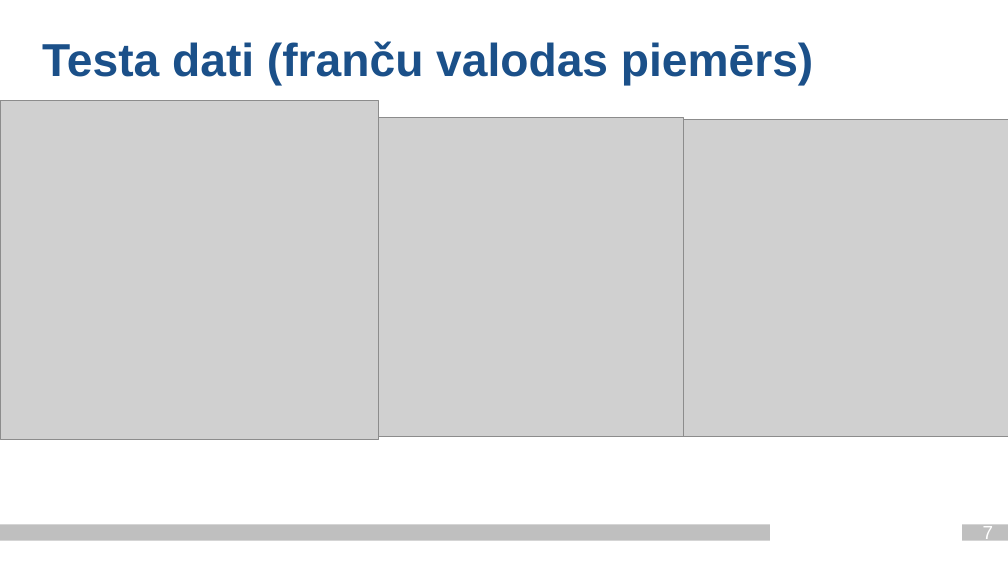
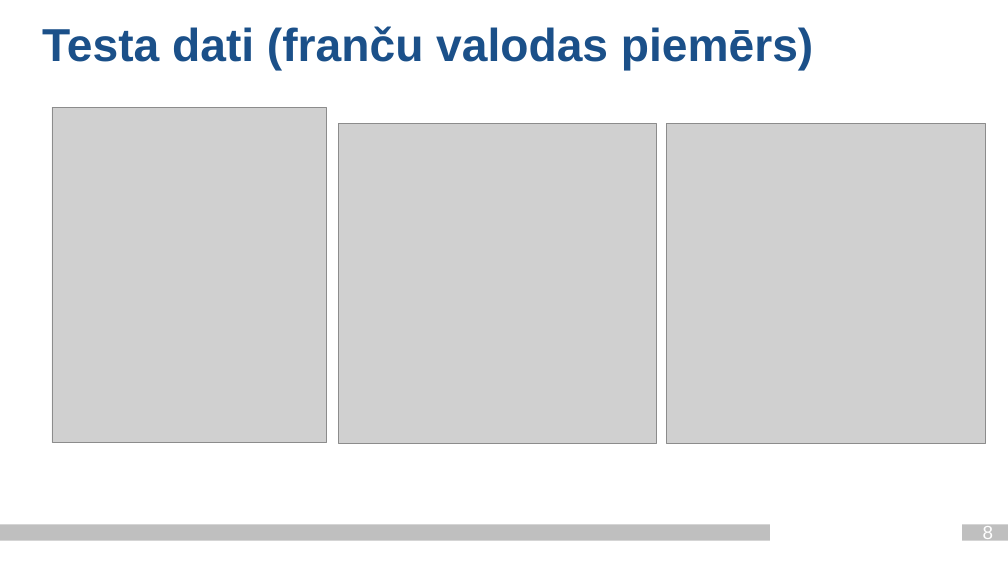
Before and after one commit to Paddlebear/valteh-ipa-translit, a slide deck: slide 8 of docs/valodasprez_2_ag21201_je21033.pptx (slide 7 before the commit). Drawn at 1008x567 pixels with LibreOffice and Linux fonts; fonts in the diff are those of the drawing; grey boxes stand for pictures; background and template pictures are left out. Boxes give left, top, right and bottom in pixels: in the first picture for what was removed or moved away, otherwise in the second. Text is boxed around its words. In the diff, an @@ line names an element or a change of style, - is before the commit and + after.

```diff
--- a/docs/valodasprez_2_ag21201_je21033.pptx
+++ b/docs/valodasprez_2_ag21201_je21033.pptx
@@ title "Testa dati (franču valodas piemērs)": place and size @@
-title "Testa dati (franču valodas piemērs)" at [42,41,813,86]
+title "Testa dati (franču valodas piemērs)" at [42,26,813,70]
@@ picture: place and size @@
-picture at [0,101,378,440]
+picture at [52,107,327,443]
@@ picture: place and size @@
-picture at [306,117,684,436]
+picture at [339,124,657,444]
@@ picture: place and size @@
-picture at [610,119,1008,436]
+picture at [667,124,985,444]
@@ page number at [983,526,994,544]: text changed @@
-7
+8
```
Also in this commit, not shown: 7 other slides changed, 1 slide added, 2 other files.
